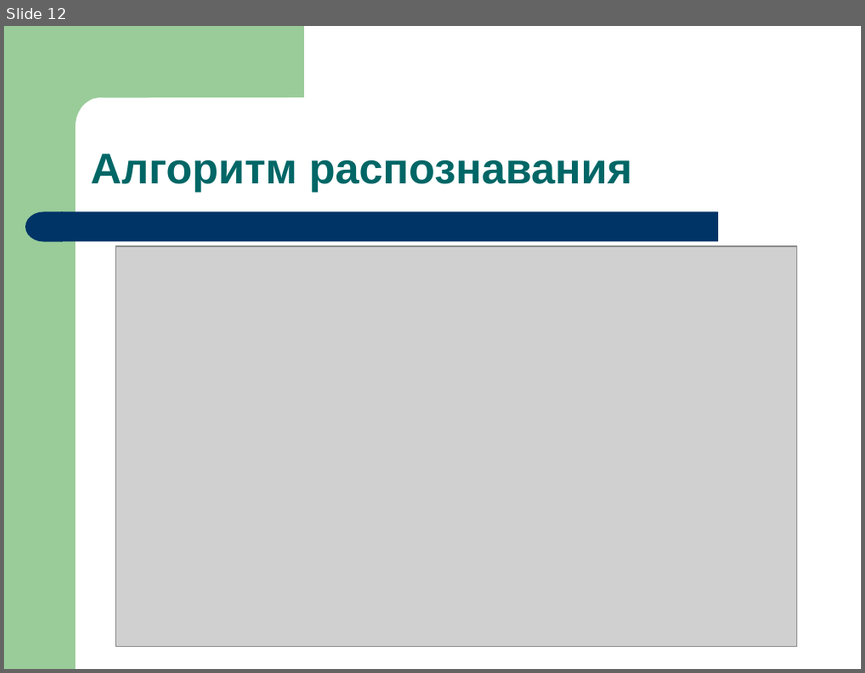
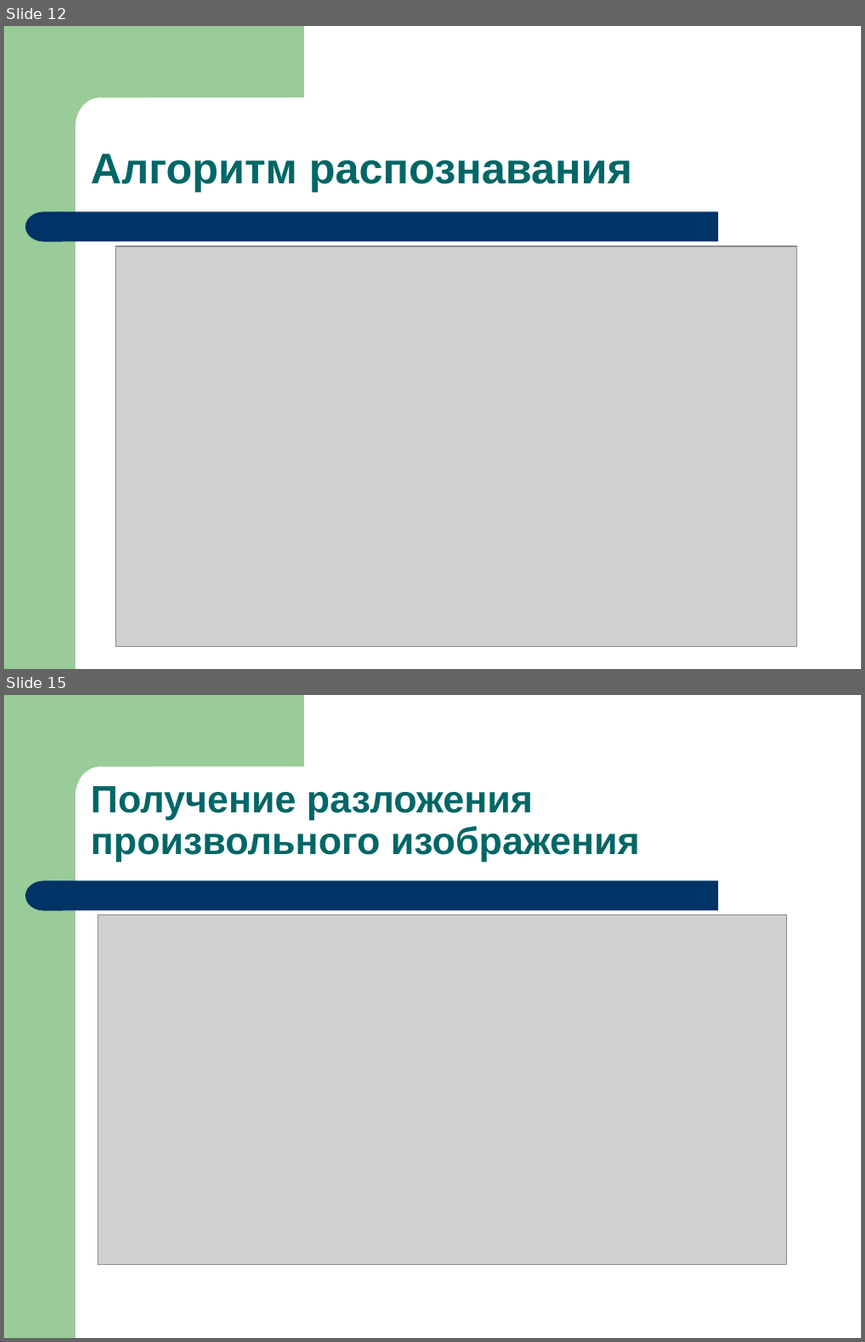
Before and after one commit to iskra-vitaly/mdiser, a slide deck: defend/present/Iskra.V.V.Defence.ppt. Shown one above the other, each under a label of ours: slide 12 before the commit, slides 12 and 15 after it; the slides between them are not shown. The pictures are 865x673 and 865x1342 pixels, drawn with LibreOffice and Linux fonts; fonts in the diff are those of the drawing; grey boxes stand for pictures. Boxes give left, top, right and bottom in pixels: in the first picture for what was removed or moved away, otherwise in the second. Text is boxed around its words. In the diff, an @@ line names an element or a change of style, - is before the commit and + after.

```diff
--- a/defend/present/Iskra.V.V.Defence.ppt
+++ b/defend/present/Iskra.V.V.Defence.ppt
@@ slide 15 added at bbox=[4, 695, 861, 1338], background #FFFFFF; not listed: 4 template elements that a slide beside it also shows @@
@@ text added at bbox=[91, 786, 640, 862], 32 pt, text #006666, bold @@
+Получение разложения произвольного изображения
@@ picture added at bbox=[98, 915, 785, 1264] @@
```
Also in this commit, not shown: 1 slide changed, 7 other slides added, 2 other files.
